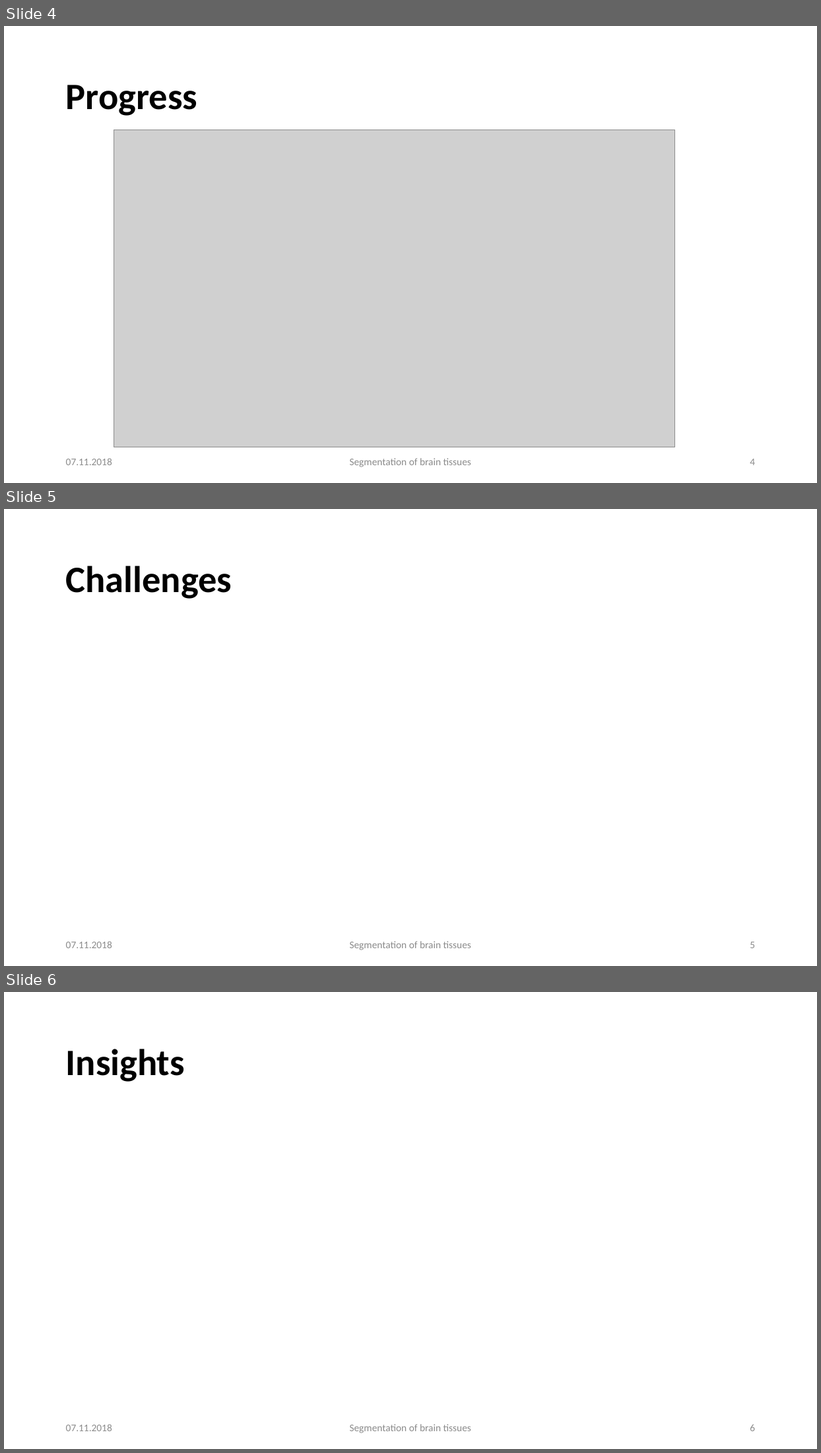
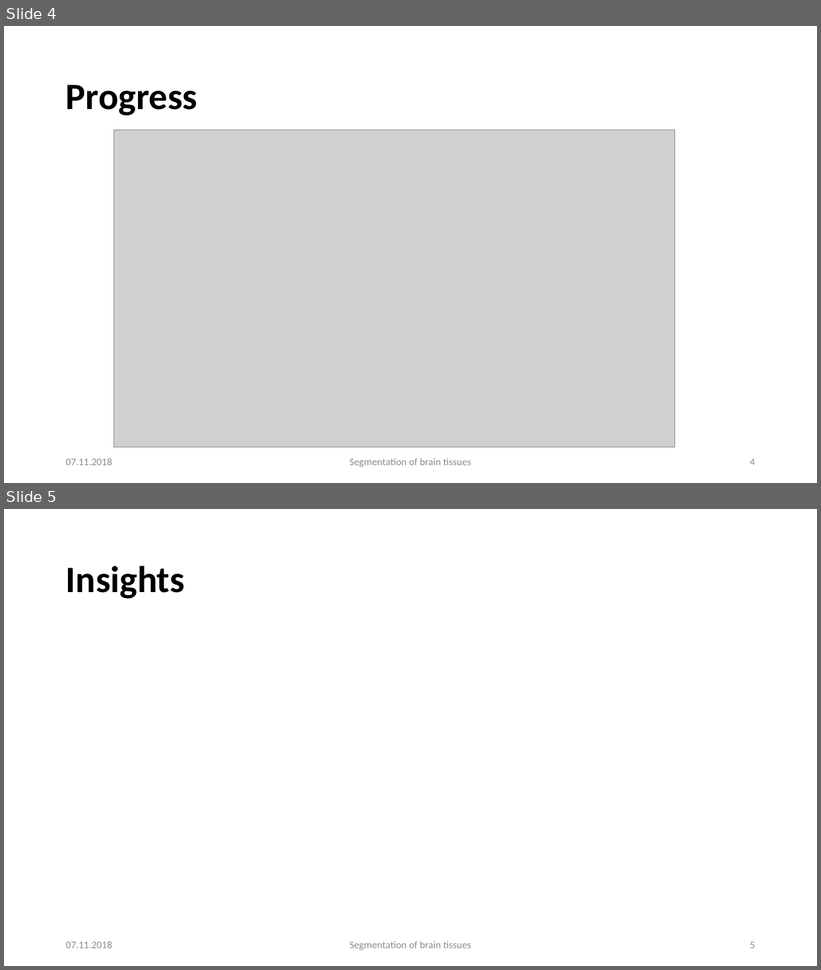
Before and after one commit to mhayoz/MIALab, a slide deck: Midterm Mialab.pptx. Shown one above the other, each under a label of ours: slides 4, 5 and 6 before the commit, slides 4 and 5 after it. The pictures are 821x1453 and 821x970 pixels, drawn with LibreOffice and Linux fonts; fonts in the diff are those of the drawing; grey boxes stand for pictures; background and template pictures are left out. Boxes give left, top, right and bottom in pixels: in the first picture for what was removed or moved away, otherwise in the second. Text is boxed around its words. In the diff, an @@ line names an element or a change of style, - is before the commit and + after.

```diff
--- a/Midterm Mialab.pptx
+++ b/Midterm Mialab.pptx
@@ slide 5 removed at (4,509,817,966), background #FFFFFF @@
@@ text removed at (66,566,232,599) @@
-Challenges
@@ text removed at (66,941,112,949) @@
-07.11.2018
@@ text removed at (350,941,471,951) @@
-Segmentation of brain tissues
@@ page number removed at (750,942,755,949) @@
-5
@@ what was slide 6 is now slide 5 @@
@@ page number at (750,942,755,949): text changed @@
-6
+5
```
Also in this commit, not shown: 1 slide changed.
